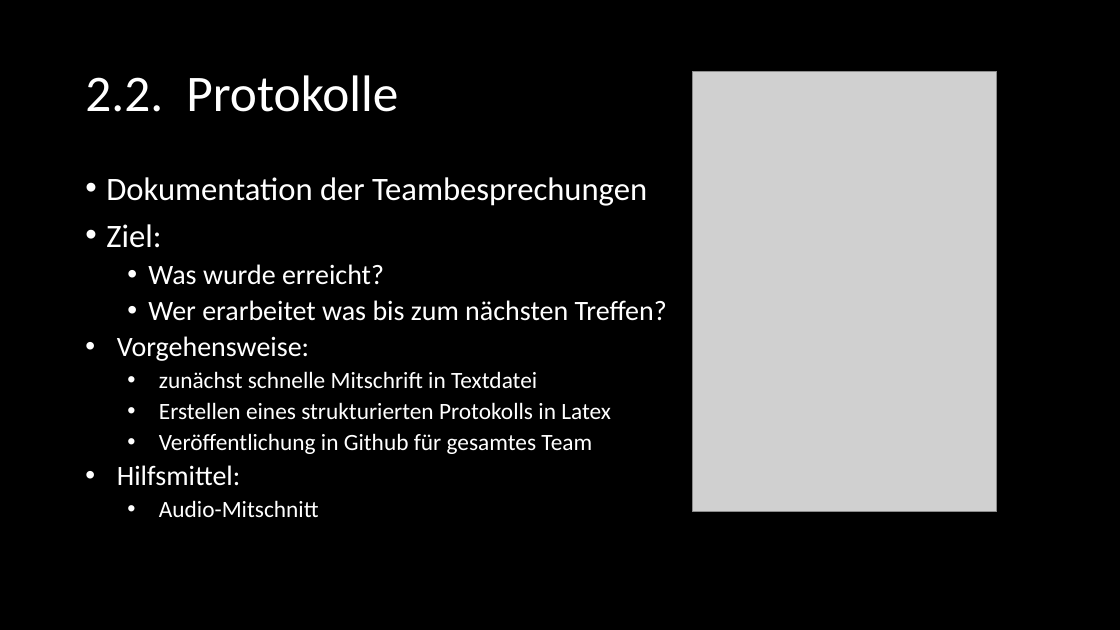
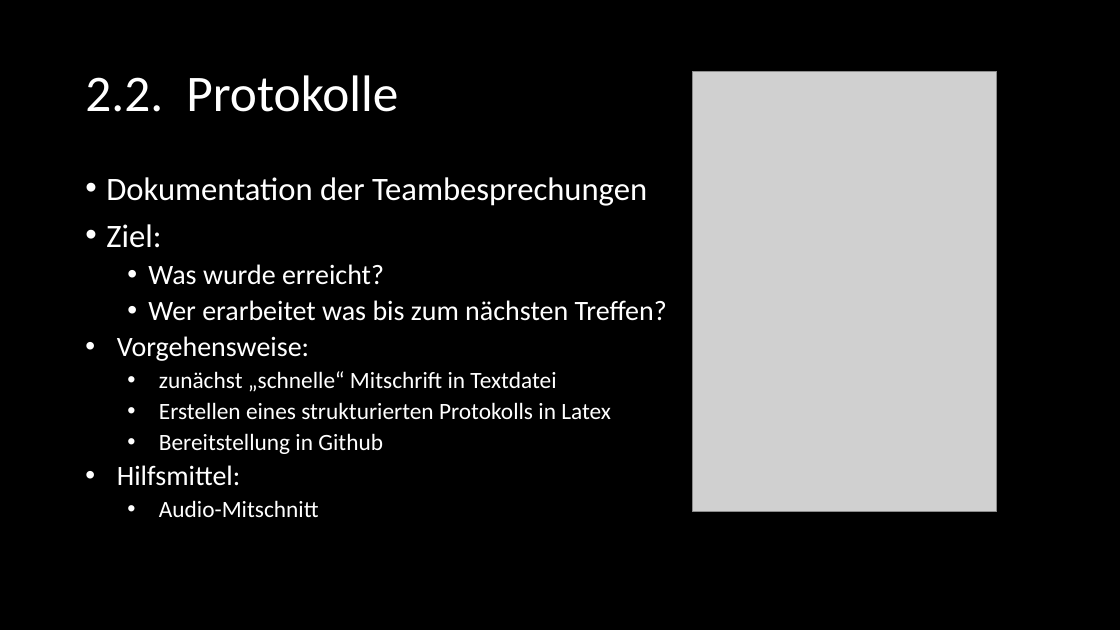
Before and after one commit to SE-Beleggruppe/Beleg_Planung, a slide deck: slide 12 of Präsentation/Felix - Dokumentation/SE_Dokumentation.pptx. Drawn at 1120x630 pixels with LibreOffice and Linux fonts; fonts in the diff are those of the drawing; grey boxes stand for pictures. Boxes give left, top, right and bottom in pixels: in the first picture for what was removed or moved away, otherwise in the second. Text is boxed around its words. In the diff, an @@ line names an element or a change of style, - is before the commit and + after.

```diff
--- a/Präsentation/Felix - Dokumentation/SE_Dokumentation.pptx
+++ b/Präsentation/Felix - Dokumentation/SE_Dokumentation.pptx
@@ text at bbox=[159, 371, 556, 392]: text changed @@
-    • zunächst schnelle Mitschrift in Textdatei
+    • zunächst „schnelle“ Mitschrift in Textdatei
@@ text at bbox=[159, 433, 383, 454]: text changed @@
-    • Veröffentlichung in Github für gesamtes Team
+    • Bereitstellung in Github
```
Also in this commit, not shown: 6 other slides changed, 2 slides added, 1 slide removed, 1 other file.
